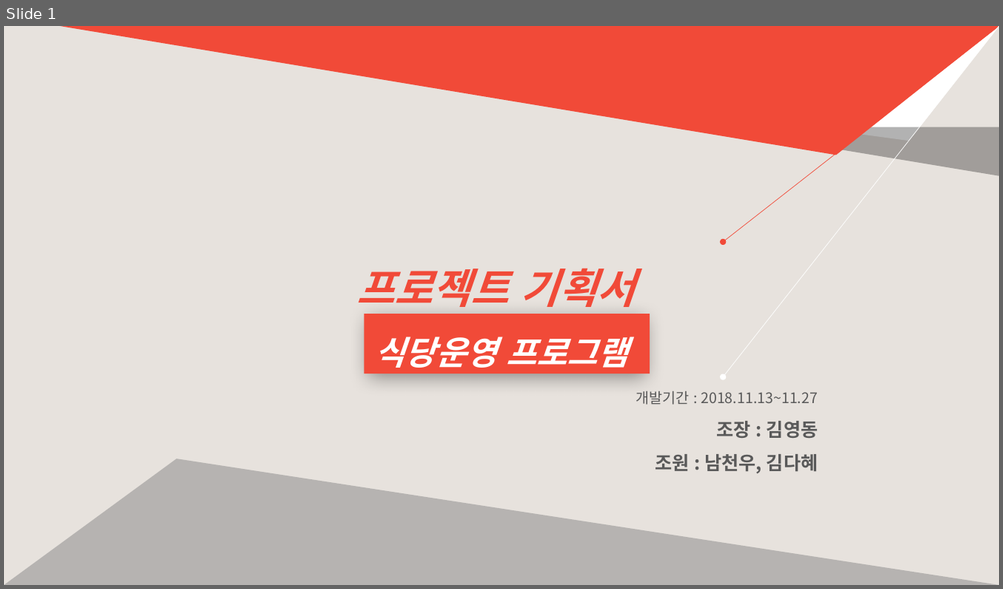
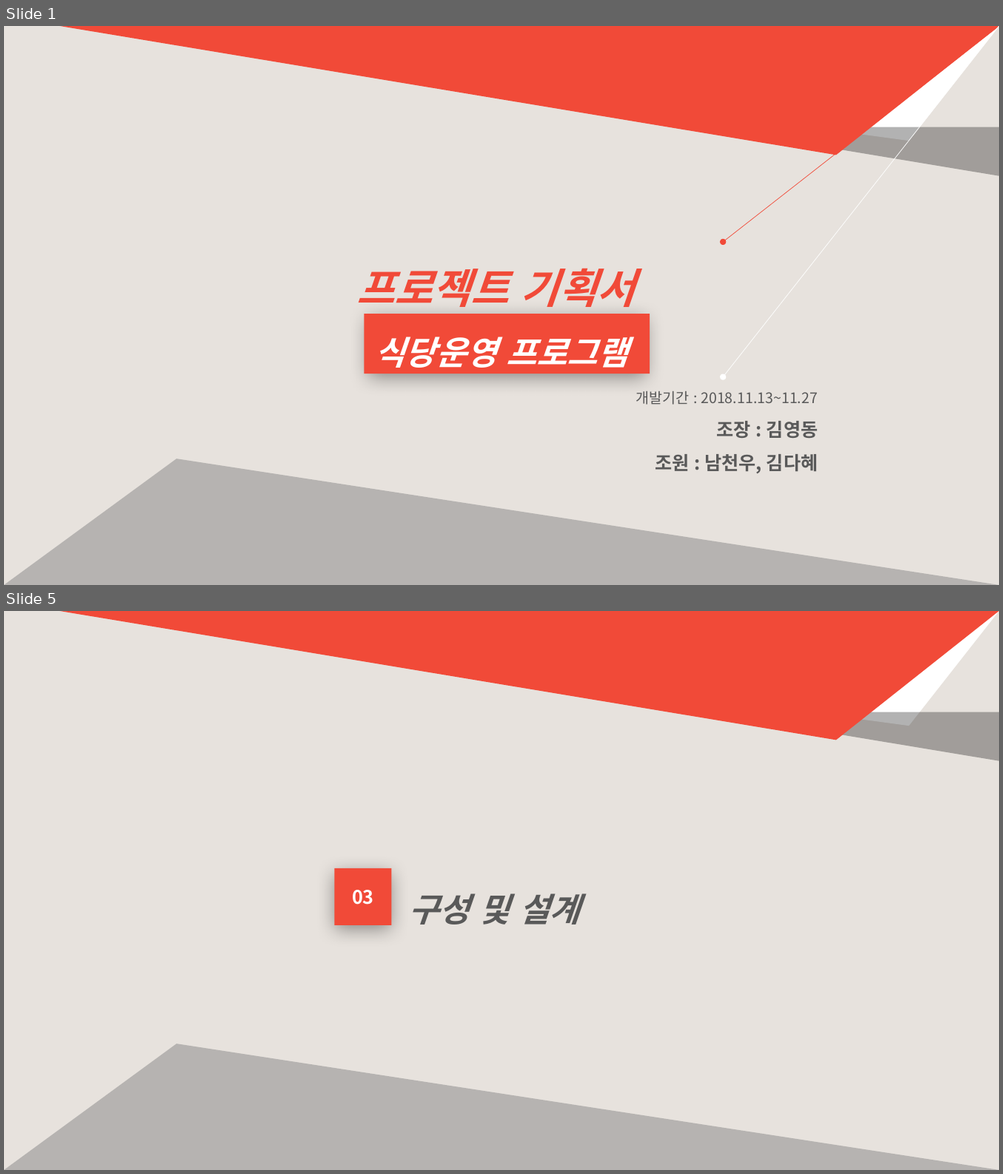
Before and after one commit to phoresis92/restaurant, a slide deck: 프로젝트 기획서/프로젝트 계획서.pptx. Shown one above the other, each under a label of ours: slide 1 before the commit, slides 1 and 5 after it; the slides between them are not shown. The pictures are 1003x589 and 1003x1174 pixels, drawn with LibreOffice and Linux fonts; fonts in the diff are those of the drawing. Boxes give left, top, right and bottom in pixels: in the first picture for what was removed or moved away, otherwise in the second. Text is boxed around its words. In the diff, an @@ line names an element or a change of style, - is before the commit and + after.

```diff
--- a/프로젝트 기획서/프로젝트 계획서.pptx
+++ b/프로젝트 기획서/프로젝트 계획서.pptx
@@ slide 5 added at <box>4,611,999,1170</box>, background #E7E2DD @@
@@ triangle added at <box>60,611,999,726</box>, fill #FFFFFF @@
@@ triangle added at <box>60,611,999,740</box>, fill #F14A38 @@
@@ rectangle added at <box>335,869,391,925</box>, fill #F14A38, 18 pt, text #FFFFFF, bold @@
+03
@@ text added at <box>409,894,579,925</box>, 32 pt, text #595959, bold, italic @@
+구성 및 설계
@@ triangle added at <box>4,1045,999,1170</box>, fill #808080 at 47% opacity @@
```
Also in this commit, not shown: 23 slides changed, 1 other slide added, 2 slides removed, 5 other files.
